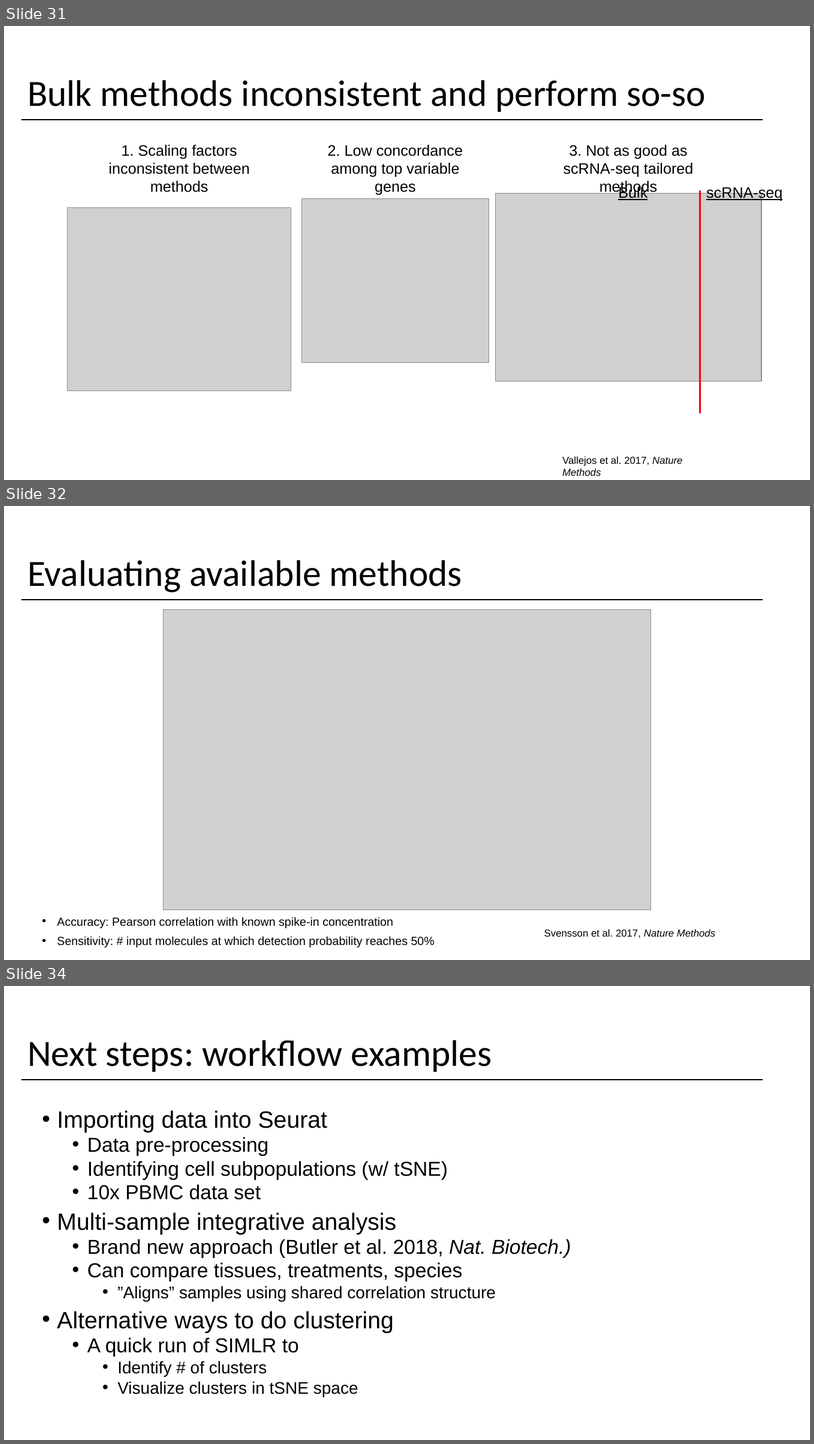
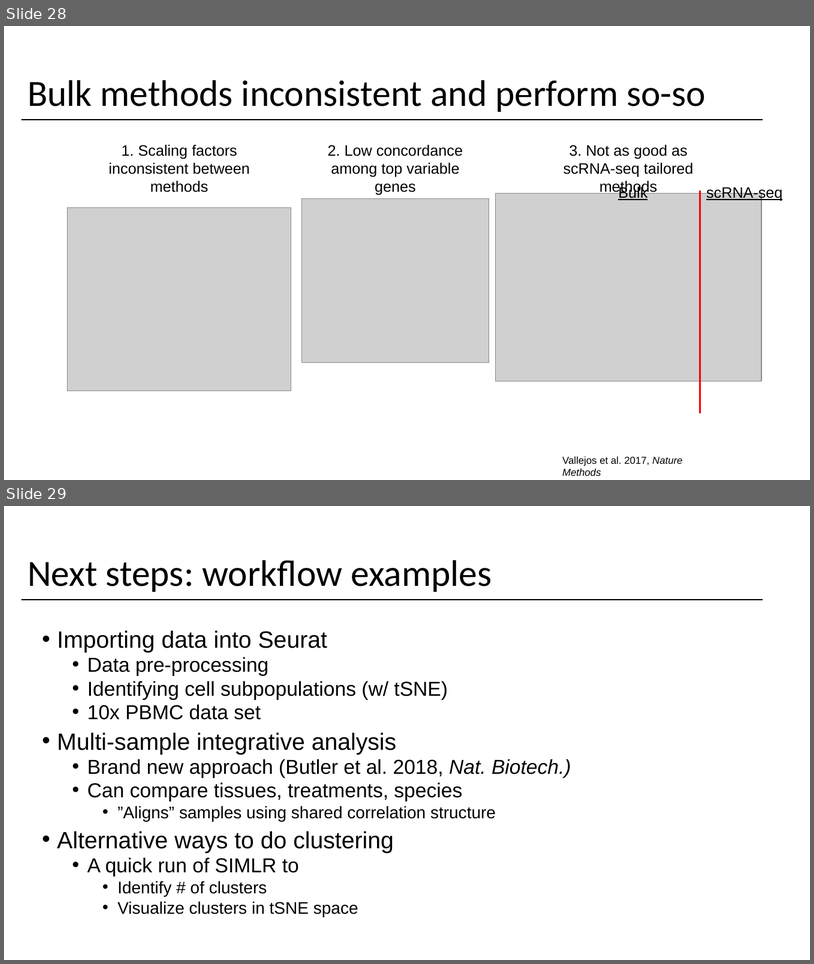
Before and after one commit to yasinkaymaz/singleCellRNAseq_workshop, a slide deck: IntroToscRNASeq_Background.pptx. Shown one above the other, each under a label of ours: slides 31, 32 and 34 before the commit, slides 28 and 29 after it; the slides between them are not shown. The pictures are 814x1444 and 814x964 pixels, drawn with LibreOffice and Linux fonts; fonts in the diff are those of the drawing; grey boxes stand for pictures. Boxes give left, top, right and bottom in pixels: in the first picture for what was removed or moved away, otherwise in the second. Text is boxed around its words. In the diff, an @@ line names an element or a change of style, - is before the commit and + after.

```diff
--- a/IntroToscRNASeq_Background.pptx
+++ b/IntroToscRNASeq_Background.pptx
@@ slide 32 removed at [4, 506, 810, 960], background #FFFFFF @@
@@ title removed at [27, 560, 462, 592] @@
-Evaluating available methods
@@ line removed from (21, 600) to (763, 600) @@
@@ picture removed at [164, 609, 651, 910] @@
@@ text removed at [57, 916, 435, 947] @@
-• Accuracy: Pearson correlation with known spike-in concentration
-• Sensitivity: # input molecules at which detection probability reaches 50%
@@ text removed at [545, 929, 716, 937] @@
-Svensson et al. 2017, Nature Methods
@@ what was slide 31 is now slide 28 @@
@@ what was slide 34 is now slide 29 @@
```
Also in this commit, not shown: 1 slide changed, 1 slide added, 5 other slides removed.
